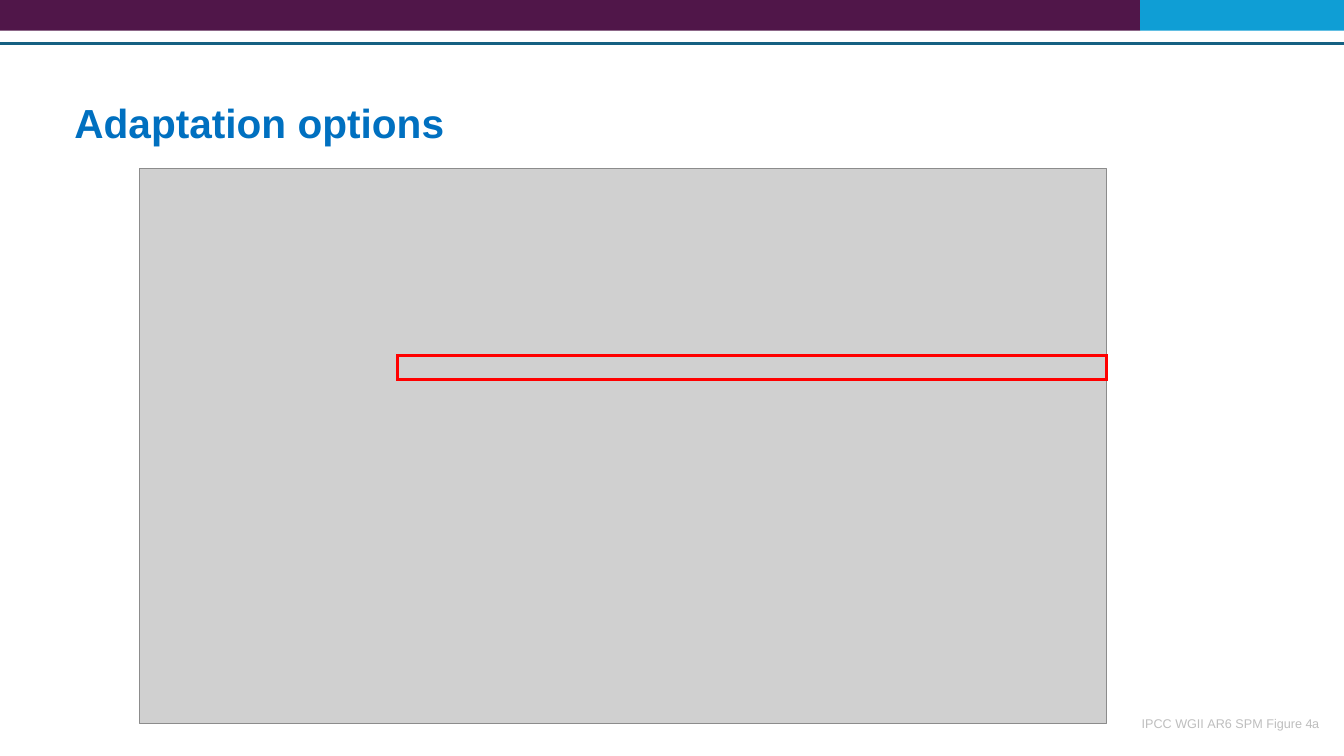
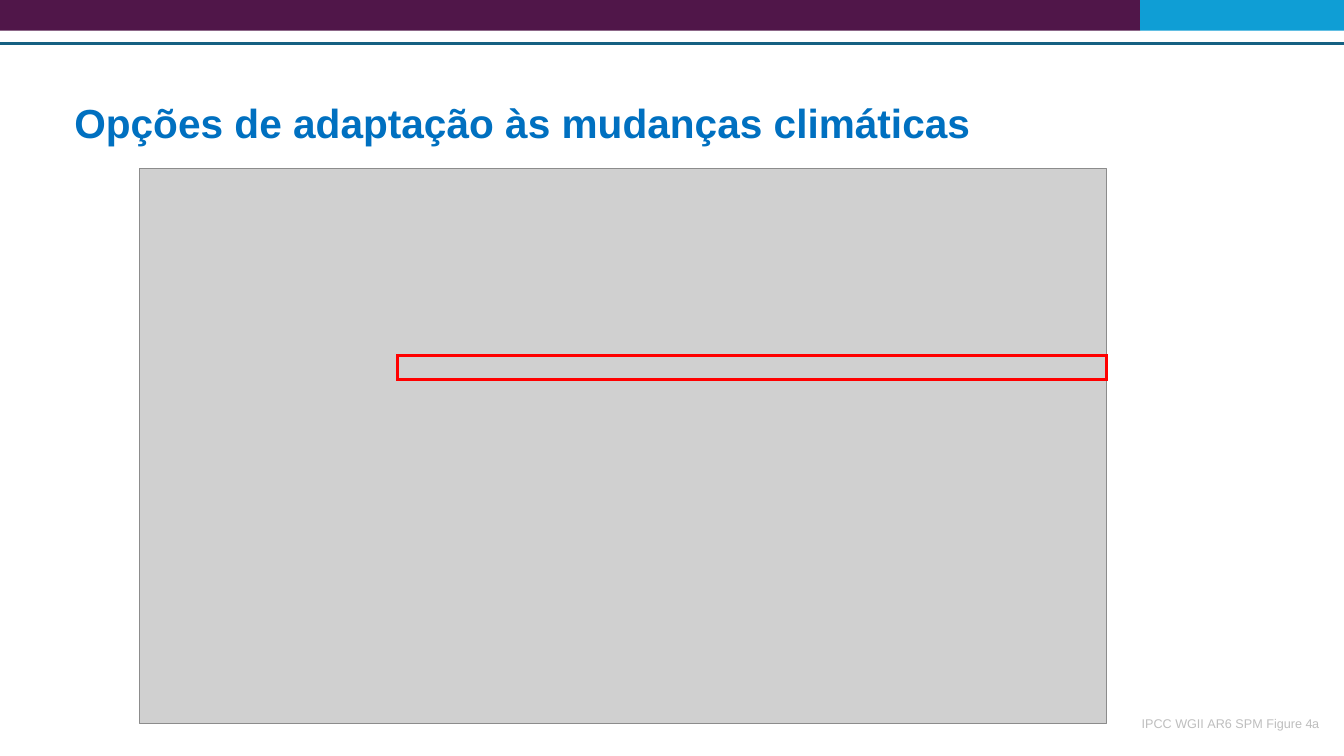
Before and after one commit to Risk-Team/trainings, a slide deck: slide 24 of STP/presentations/GCF and climate change adaptation concepts.pptx. Drawn at 1344x756 pixels with LibreOffice and Linux fonts; fonts in the diff are those of the drawing; grey boxes stand for pictures. Boxes give left, top, right and bottom in pixels: in the first picture for what was removed or moved away, otherwise in the second. Text is boxed around its words. In the diff, an @@ line names an element or a change of style, - is before the commit and + after.

```diff
--- a/STP/presentations/GCF and climate change adaptation concepts.pptx
+++ b/STP/presentations/GCF and climate change adaptation concepts.pptx
@@ title at <box>74,108,970,145</box>: text changed @@
-Adaptation options
+Opções de adaptação às mudanças climáticas
```
Also in this commit, not shown: 2 other slides changed, 4 slides added, 3 slides removed.
